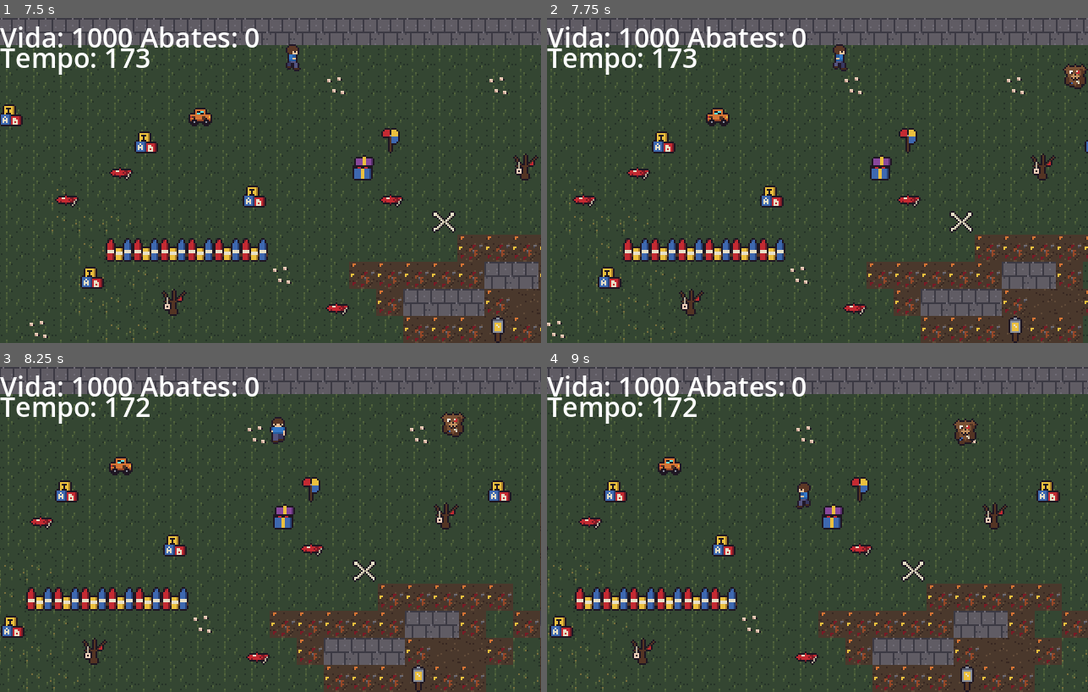
Above: before the commit, frames 1-4 (two rows, left to right).
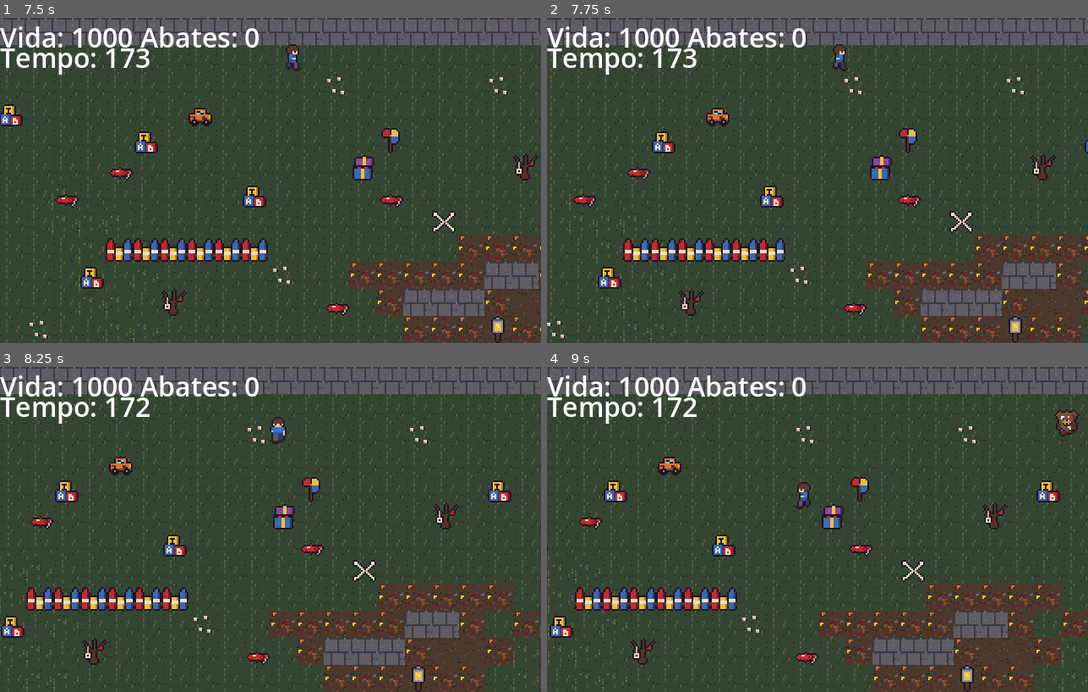
Above: after the commit, the same moments.

Repository: Olivetta21/jd2-olivetta21
Game: Godot game, scene res://scenes/cemiterio.tscn
Two runs of this game, one before a commit and one after it. Both use one fixed random seed, a clock stepped at 60 frames per second and the inputs below.
Inputs:
- Up to frame 1 (7.5 s): tap Enter (ui_accept) at 0.5, 0.77, 1.52, 2, 3.02, 3.5, 3.77, 4.52, 6.02, 6.77 s; hold W (up) 0.53-2.03 s; tap Space (atacar) every 0.75 s from 0.6 to 7.35 s; hold A (left) 2.03-3.53 s; hold S (down) 3.53-4.28 s; hold D (right) 4.28-5.03 s; hold W (up) 5.03-5.78 s; hold D (right) from 5.78 s (still down)
- Up to frame 2 (7.75 s): keep holding D (right); tap Enter (ui_accept) at 7.52 s
- Up to frame 3 (8.25 s): release D (right) at 8.03 s; hold S (down) from 8.03 s (still down); tap Space (atacar) at 8.1 s
- Up to frame 4 (9 s): release S (down) at 8.78 s; hold A (left) from 8.78 s (still down); tap Space (atacar) at 8.85 s

Frame 1 is identical in both runs. In frame 2, 0.3% of the frame differs, in the area x 95-100%, y 14-22%; in frame 3, 0.3%; in frame 4, 0.6%, in the area x 75-99%, y 13-25%.

Commit message:
feat: otimizando recalculo de path

Diff:
--- a/scenes/inimigo.tscn
+++ b/scenes/inimigo.tscn
@@ -45,8 +45,14 @@
 sprite_frames = SubResource("SpriteFrames_v5v4v")
 animation = &"walk"
 autoplay = "walk"
-frame_progress = 0.67451864
+frame_progress = 0.29771626
 
 [node name="NavigationAgent2D" type="NavigationAgent2D" parent="." unique_id=489674329]
 path_desired_distance = 4.0
 target_desired_distance = 4.0
+
+[node name="Timer" type="Timer" parent="." unique_id=1992191183]
+wait_time = 2.0
+autostart = true
+
+[connection signal="timeout" from="Timer" to="." method="_on_timer_timeout"]
--- a/scenes/inimigo_macaco.tscn
+++ b/scenes/inimigo_macaco.tscn
@@ -44,8 +44,14 @@
 sprite_frames = SubResource("SpriteFrames_v5v4v")
 animation = &"walk"
 autoplay = "walk"
-frame_progress = 0.82079417
+frame_progress = 0.8933433
 
 [node name="NavigationAgent2D" type="NavigationAgent2D" parent="." unique_id=23861560]
 path_desired_distance = 4.0
 target_desired_distance = 4.0
+
+[node name="Timer" type="Timer" parent="." unique_id=1751397417]
+wait_time = 0.5
+autostart = true
+
+[connection signal="timeout" from="Timer" to="." method="_on_timer_timeout"]
--- a/scripts/inimigo.gd
+++ b/scripts/inimigo.gd
@@ -8,6 +8,7 @@
 var morreu := false
 
 @onready var agente: NavigationAgent2D = $NavigationAgent2D
+@onready var jogador := get_tree().get_first_node_in_group("player") as Node2D
 
 func _physics_process(_delta: float) -> void:
 	if velocidade_arremesso != Vector2.ZERO:
@@ -18,11 +19,6 @@
 	if morreu:
 		return
 
-	var jogador := get_tree().get_first_node_in_group("player") as Node2D
-	if jogador == null:
-		return
-
-	agente.target_position = jogador.global_position
 	var proximo := agente.get_next_path_position()
 	velocity = global_position.direction_to(proximo) * velocidade
 	move_and_slide()
@@ -47,3 +43,10 @@
 		get_tree().current_scene.inimigo_morreu(self)
 		await get_tree().create_timer(atraso_morte).timeout
 		queue_free()
+
+
+func _on_timer_timeout() -> void:
+	if jogador == null:
+		return
+
+	agente.target_position = jogador.global_position
